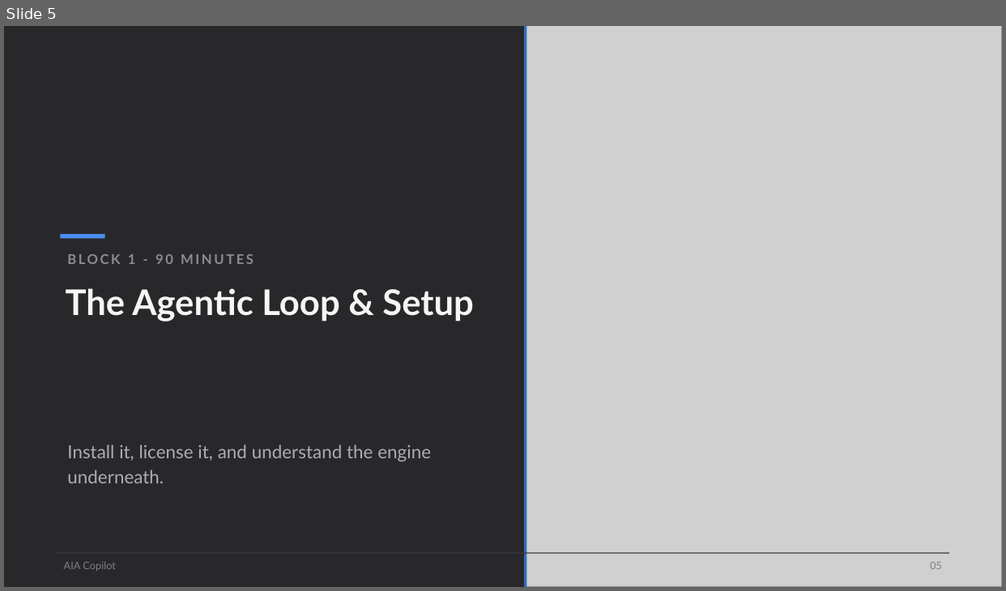
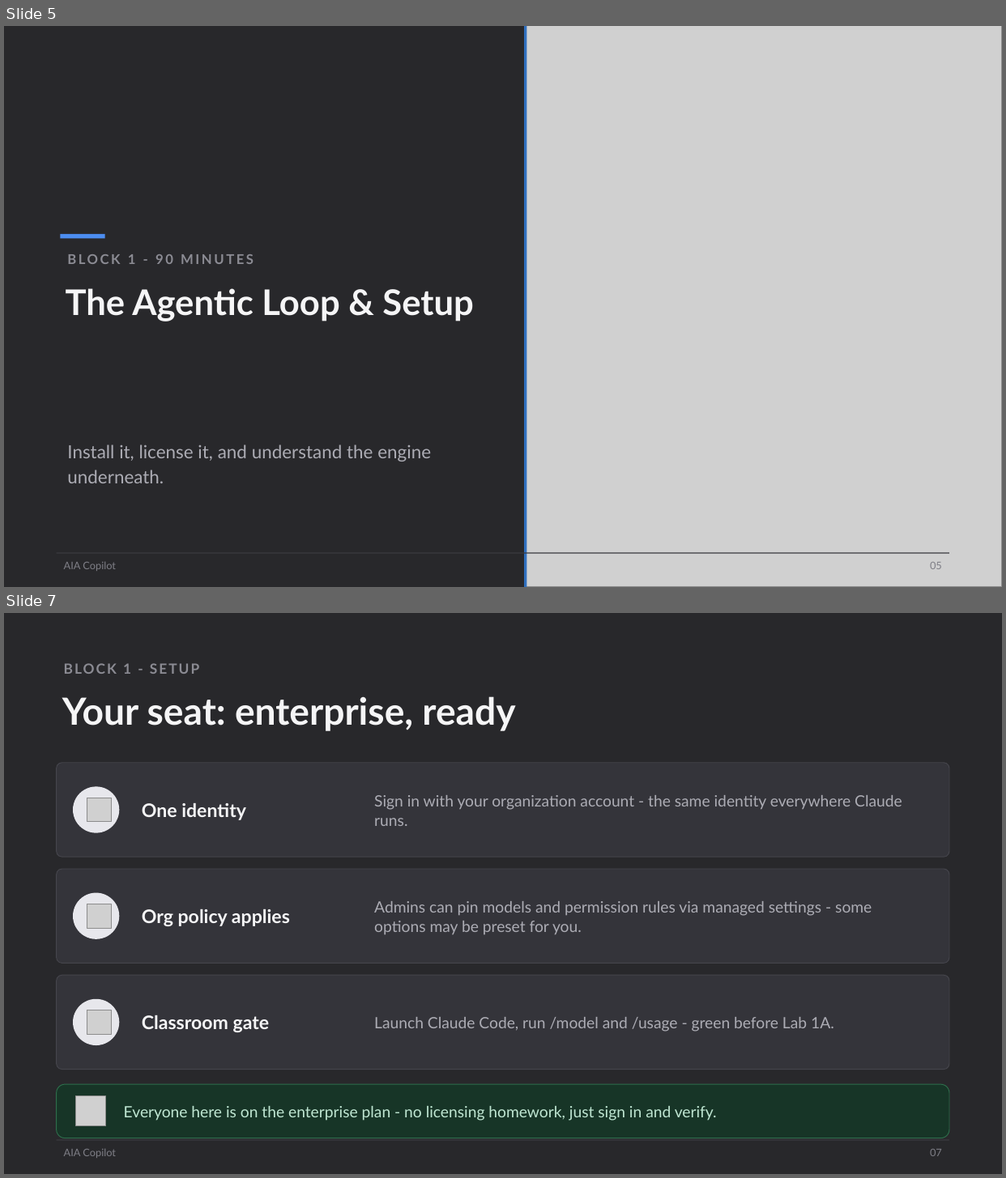
Before and after one commit to scottrhay/AIA-ClaudeCopilot, a slide deck: claude-code-3day/slides/Day1_Claude_Code_Fundamentals.pptx. Shown one above the other, each under a label of ours: slide 5 before the commit, slides 5 and 7 after it; the slides between them are not shown. The pictures are 1006x591 and 1006x1178 pixels, drawn with LibreOffice and Linux fonts; fonts in the diff are those of the drawing; grey boxes stand for pictures. Boxes give left, top, right and bottom in pixels: in the first picture for what was removed or moved away, otherwise in the second. Text is boxed around its words. In the diff, an @@ line names an element or a change of style, - is before the commit and + after.

Commit message:
Day 1: agentic-is-table-stakes reframe, enterprise-only access slim, WSL install clarity

```diff
--- a/claude-code-3day/slides/Day1_Claude_Code_Fundamentals.pptx
+++ b/claude-code-3day/slides/Day1_Claude_Code_Fundamentals.pptx
@@ slide 7 added at bbox=[4, 613, 1002, 1174], background #28282B @@
@@ text added at bbox=[123, 663, 131, 674], 13.5 pt, text #8B8B93, bold @@
+BLOCK 1 - SETUP
@@ text added at bbox=[62, 696, 515, 731], 36 pt, text #F5F5F6, bold @@
+Your seat: enterprise, ready
@@ rounded rectangle added at bbox=[57, 763, 949, 857], fill #34343A, outline #45454C 0.75 pt @@
@@ ellipse added at bbox=[73, 786, 119, 833], fill #E7E7EC @@
@@ picture added at bbox=[87, 798, 111, 822] @@
@@ text added at bbox=[142, 803, 246, 820], 18 pt, text #F5F5F6, bold @@
+One identity
@@ text added at bbox=[374, 795, 902, 826], 15 pt, text #ACACB4 @@
+Sign in with your organization account - the same identity everywhere Claude runs.
@@ rounded rectangle added at bbox=[57, 869, 949, 964], fill #34343A, outline #45454C 0.75 pt @@
@@ ellipse added at bbox=[73, 893, 119, 939], fill #E7E7EC @@
@@ text added at bbox=[374, 901, 872, 935], 15 pt, text #ACACB4 @@
+Admins can pin models and permission rules via managed settings - some options may be preset for you.
@@ picture added at bbox=[87, 905, 111, 928] @@
@@ text added at bbox=[142, 909, 290, 926], 18 pt, text #F5F5F6, bold @@
+Org policy applies
@@ rounded rectangle added at bbox=[57, 975, 949, 1070], fill #34343A, outline #45454C 0.75 pt @@
@@ ellipse added at bbox=[73, 999, 119, 1046], fill #E7E7EC @@
@@ picture added at bbox=[87, 1011, 111, 1034] @@
@@ text added at bbox=[142, 1016, 270, 1033], 18 pt, text #F5F5F6, bold @@
+Classroom gate
@@ text added at bbox=[374, 1017, 834, 1032], 15 pt, text #ACACB4 @@
+Launch Claude Code, run /model and /usage - green before Lab 1A.
@@ rounded rectangle added at bbox=[57, 1084, 949, 1139], fill #173527, outline #2E6E4C 0.75 pt @@
@@ picture added at bbox=[76, 1097, 106, 1127] @@
@@ text added at bbox=[124, 1106, 717, 1121], 15 pt, text #BFE6D2 @@
+Everyone here is on the enterprise plan - no licensing homework, just sign in and verify.
@@ rectangle added at bbox=[57, 1140, 949, 1141], fill #3A3A40 @@
@@ text added at bbox=[64, 1149, 116, 1158], 10 pt, text #7E7E86 @@
+AIA Copilot
@@ text added at bbox=[930, 1149, 942, 1157], 10 pt, text #7E7E86 @@
+07
```
Also in this commit, not shown: 2 slides changed, 1 slide removed.
